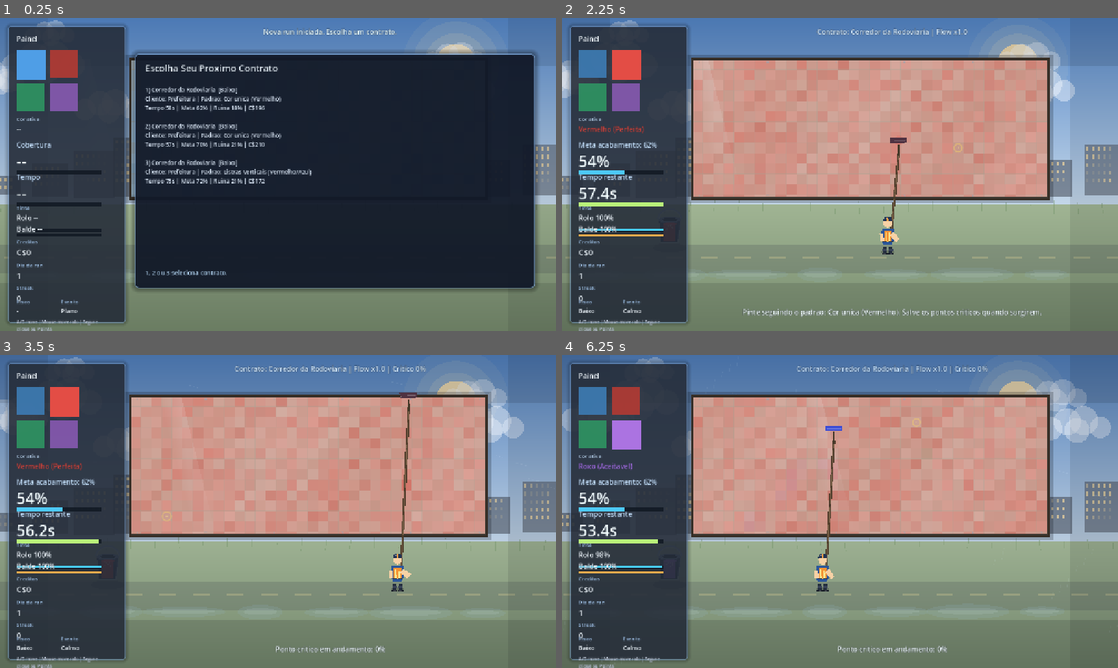
Above: before the commit, frames 1-4 (two rows, left to right).
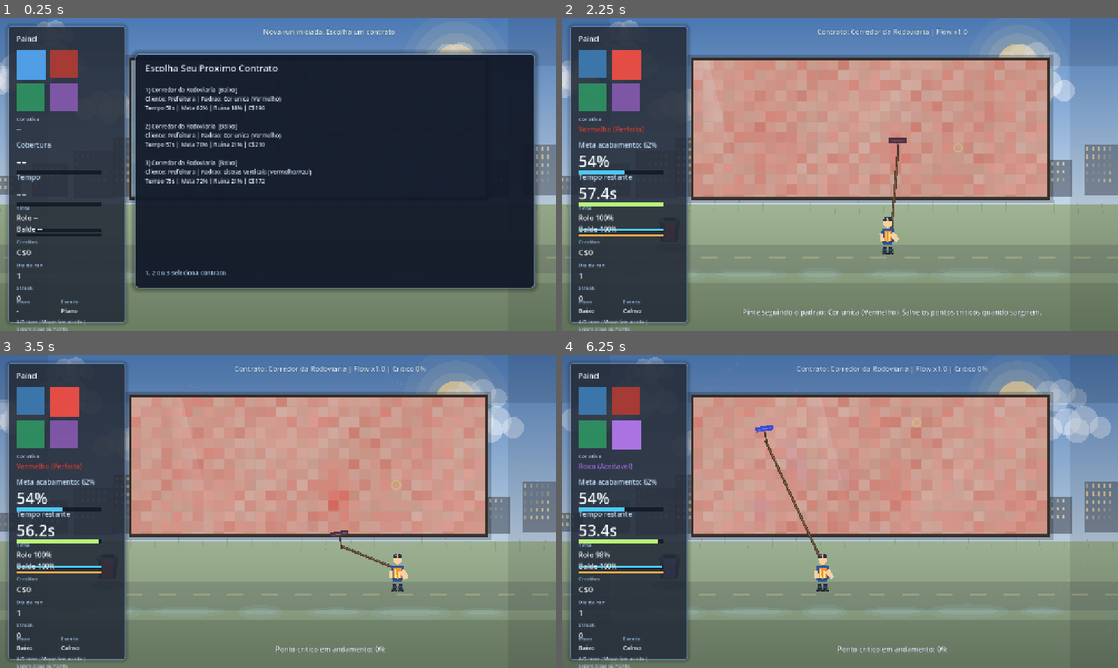
Above: after the commit, the same moments.

Repository: febiscaro/jogo
Game: Godot game, scene res://scenes/main.tscn
The game is run twice, just before and just after one commit, with the same random seed, the same clock (stepped at 60 frames per second) and the same inputs.
Inputs (mouse positions are in pixels of both pictures, inside the frame that each line leads up to):
- Up to frame 1 (0.25 s): no input
- Up to frame 2 (2.25 s): tap Enter at 0.5, 1.35, 2 s; move the mouse to (962, 158) at 0.52 s; hold Right (ui_right) 0.53-1.28 s; tap R at 0.6 s; click (962, 158) at 0.67 s; tap Space at 0.77, 1.25, 1.52 s; move the mouse to (728, 190) at 1.27 s; hold Down (ui_down) 1.28-2.03 s; click (728, 190) at 1.42 s; move the mouse to (895, 105) at 2.02 s; hold Right (ui_right) from 2.03 s (still down); tap 1 at 2.1 s; click (895, 105) at 2.17 s
- Up to frame 3 (3.5 s): move the mouse to (250, 574) at 2.77 s; release Right (ui_right) at 2.78 s; hold Up (ui_up) from 2.78 s (still down); tap 2 at 2.85 s; click (250, 574) at 2.92 s; tap Space at 3.02 s
- Up to frame 4 (6.25 s): move the mouse to (1006, 558) at 3.52 s; release Up (ui_up) at 3.53 s; hold Left (ui_left) 3.53-5.03 s; tap 3 at 3.6 s; click (1006, 558) at 3.67 s; tap Space at 3.77, 4.52, 6.02 s; move the mouse to (673, 464) at 4.27 s; tap 4 at 4.35 s; click (673, 464) at 4.42 s; move the mouse to (867, 511) at 5.02 s; hold Down (ui_down) 5.03-5.78 s; hold E 5.03-5.78 s; click (867, 511) at 5.17 s; move the mouse to (756, 433) at 5.77 s; hold Right (ui_right) from 5.78 s (still down); tap P at 5.85 s; click (756, 433) at 5.92 s

The runs differ from the first frame. In frame 1, 0.1% of the frame differs, in the area x 3-18%, y 96-100%; in frame 2, 0.2%; in frame 3, 0.6%, in the area x 3-75%, y 12-100%; in frame 4, 0.6%.

Commit message:
Libera rolo para seguir cursor em X/Y e amplia alcance do pincel

Diff:
--- a/scripts/game.gd
+++ b/scripts/game.gd
@@ -308,7 +308,7 @@
 	help_label.offset_bottom = 700.0
 	help_label.add_theme_font_size_override("font_size", 10)
 	help_label.autowrap_mode = TextServer.AUTOWRAP_WORD_SMART
-	help_label.text = "A/D move | Mouse move rolo | Segure clique ou P pinta\nE recarrega | 1-4 cor | ESC pausa"
+	help_label.text = "A/D move | Mouse livre no rolo | Segure clique ou P pinta\nE recarrega | 1-4 cor | ESC pausa"
 	_style_label(title_label, Color(0.95, 0.98, 1.0, 1.0), 2, Color(0.08, 0.11, 0.17, 0.9))
 	_style_label(coverage_title, Color(0.77, 0.88, 0.99, 1.0))
 	_style_label(time_title, Color(0.77, 0.88, 0.99, 1.0))
--- a/scripts/player.gd
+++ b/scripts/player.gd
@@ -2,7 +2,7 @@
 
 @export var base_speed: float = 300.0
 @export var move_bounds: Rect2 = Rect2(260.0, 130.0, 820.0, 520.0)
-@export var base_paint_radius: float = 24.0
+@export var base_paint_radius: float = 28.0
 @export var base_paint_strength_per_second: float = 6.5
 @export var base_paint_capacity: float = 220.0
 @export var base_paint_regen_per_second: float = 38.0
@@ -17,6 +17,8 @@
 @export var roller_x_offset: float = 26.0
 @export var roller_top_margin: float = 10.0
 @export var roller_bottom_margin: float = 14.0
+@export var roller_free_margin: float = 22.0
+@export var roller_horizontal_reach: float = 132.0
 
 @onready var roller: Node2D = $Roller
 @onready var foam: Polygon2D = $Roller/Foam
@@ -54,8 +56,11 @@
 var _anim_time: float = 0.0
 var _rest_positions: Dictionary = {}
 var _ground_y: float = 595.0
+var _roller_min_x: float = -132.0
+var _roller_max_x: float = 132.0
 var _roller_min_y: float = -490.0
 var _roller_max_y: float = -120.0
+var _roller_target_x: float = 26.0
 var _roller_target_y: float = -170.0
 var _facing: float = 1.0
 
@@ -65,6 +70,7 @@
 	_bucket_capacity = _paint_capacity * bucket_capacity_multiplier
 	_bucket_amount = _bucket_capacity
 	_ground_y = global_position.y
+	_roller_target_x = roller.position.x
 	_roller_target_y = roller.position.y
 	for part in [torso, head, arm_left, arm_right, leg_left, leg_right, roller_arm]:
 		if part != null:
@@ -89,7 +95,7 @@
 
 	_speed = (base_speed + float(modifiers.get("speed_add", 0.0))) * float(modifiers.get("speed_mult", 1.0))
 	_paint_radius = (base_paint_radius + float(modifiers.get("paint_radius_add", 0.0))) * float(modifiers.get("paint_radius_mult", 1.0))
-	_paint_radius = clampf(_paint_radius, 16.0, 32.0)
+	_paint_radius = clampf(_paint_radius, 18.0, 38.0)
 	_paint_strength = (base_paint_strength_per_second + float(modifiers.get("paint_strength_add", 0.0))) * float(modifiers.get("paint_strength_mult", 1.0))
 	_paint_capacity = (base_paint_capacity + float(modifiers.get("paint_capacity_add", 0.0))) * float(modifiers.get("paint_capacity_mult", 1.0))
 	_paint_regen = (base_paint_regen_per_second + float(modifiers.get("paint_regen_add", 0.0))) * float(modifiers.get("paint_regen_mult", 1.0))
@@ -118,12 +124,16 @@
 	_ground_y = wall_rect.end.y + ground_offset_y
 	global_position.y = _ground_y
 
-	_roller_min_y = (wall_rect.position.y + roller_top_margin) - _ground_y
-	_roller_max_y = (wall_rect.end.y - roller_bottom_margin) - _ground_y
+	var top_reach = wall_rect.position.y + roller_top_margin - roller_free_margin
+	var bottom_reach = wall_rect.end.y - roller_bottom_margin + roller_free_margin
+	_roller_min_y = top_reach - _ground_y
+	_roller_max_y = bottom_reach - _ground_y
 	if _roller_max_y < _roller_min_y:
 		var temp = _roller_min_y
 		_roller_min_y = _roller_max_y
 		_roller_max_y = temp
+	_roller_min_x = -maxf(48.0, roller_horizontal_reach)
+	_roller_max_x = maxf(48.0, roller_horizontal_reach)
 	_apply_roller_limits()
 
 
@@ -192,13 +202,9 @@
 		move_x -= 1.0
 	move_x = clampf(move_x, -1.0, 1.0)
 
-	var roller_input = Input.get_action_strength("ui_down") - Input.get_action_strength("ui_up")
-	if Input.is_key_pressed(KEY_S):
-		roller_input += 1.0
-	if Input.is_key_pressed(KEY_W):
-		roller_input -= 1.0
-	roller_input = clampf(roller_input, -1.0, 1.0)
-	var mouse_target_y = clampf(get_global_mouse_position().y - _ground_y, _roller_min_y, _roller_max_y)
+	var mouse_local = to_local(get_global_mouse_position())
+	var mouse_target_x = clampf(mouse_local.x, _roller_min_x, _roller_max_x)
+	var mouse_target_y = clampf(mouse_local.y, _roller_min_y, _roller_max_y)
 
 	if absf(move_x) > 0.01:
 		_facing = sign(move_x)
@@ -209,18 +215,15 @@
 	global_position.x = clampf(global_position.x, move_bounds.position.x, move_bounds.end.x)
 	global_position.y = _ground_y
 
-	if absf(roller_input) > 0.01:
-		_roller_target_y = clampf(_roller_target_y + (roller_input * roller_move_speed * delta), _roller_min_y, _roller_max_y)
-	else:
-		_roller_target_y = mouse_target_y
+	_roller_target_x = mouse_target_x
+	_roller_target_y = mouse_target_y
 	roller.position.y = move_toward(roller.position.y, _roller_target_y, roller_move_speed * 1.35 * delta)
-	roller.position.x = lerpf(roller.position.x, roller_x_offset * _facing, minf(1.0, delta * 14.0))
-	roller.scale.x = _facing
-	var roller_visual_input = roller_input
-	if absf(roller_visual_input) <= 0.01:
-		var visual_denominator = maxf(24.0, absf(_roller_max_y - _roller_min_y) * 0.35)
-		roller_visual_input = clampf((mouse_target_y - roller.position.y) / visual_denominator, -1.0, 1.0)
-	roller.rotation = deg_to_rad(roller_visual_input * 2.6)
+	roller.position.x = move_toward(roller.position.x, _roller_target_x, roller_move_speed * 1.20 * delta)
+	roller.scale.x = sign(roller.position.x) if absf(roller.position.x) > 1.0 else _facing
+	var horizontal_ratio = clampf(roller.position.x / maxf(32.0, _roller_max_x), -1.0, 1.0)
+	roller.rotation = deg_to_rad(horizontal_ratio * 9.0)
+	var visual_denominator = maxf(24.0, absf(_roller_max_y - _roller_min_y) * 0.32)
+	var roller_visual_input = clampf((_roller_target_y - roller.position.y) / visual_denominator, -1.0, 1.0)
 
 	_animate_body(move_x, roller_visual_input, delta)
 	_is_refilling = false
@@ -309,5 +312,7 @@
 
 
 func _apply_roller_limits() -> void:
+	_roller_target_x = clampf(_roller_target_x, _roller_min_x, _roller_max_x)
 	_roller_target_y = clampf(_roller_target_y, _roller_min_y, _roller_max_y)
+	roller.position.x = _roller_target_x
 	roller.position.y = _roller_target_y
